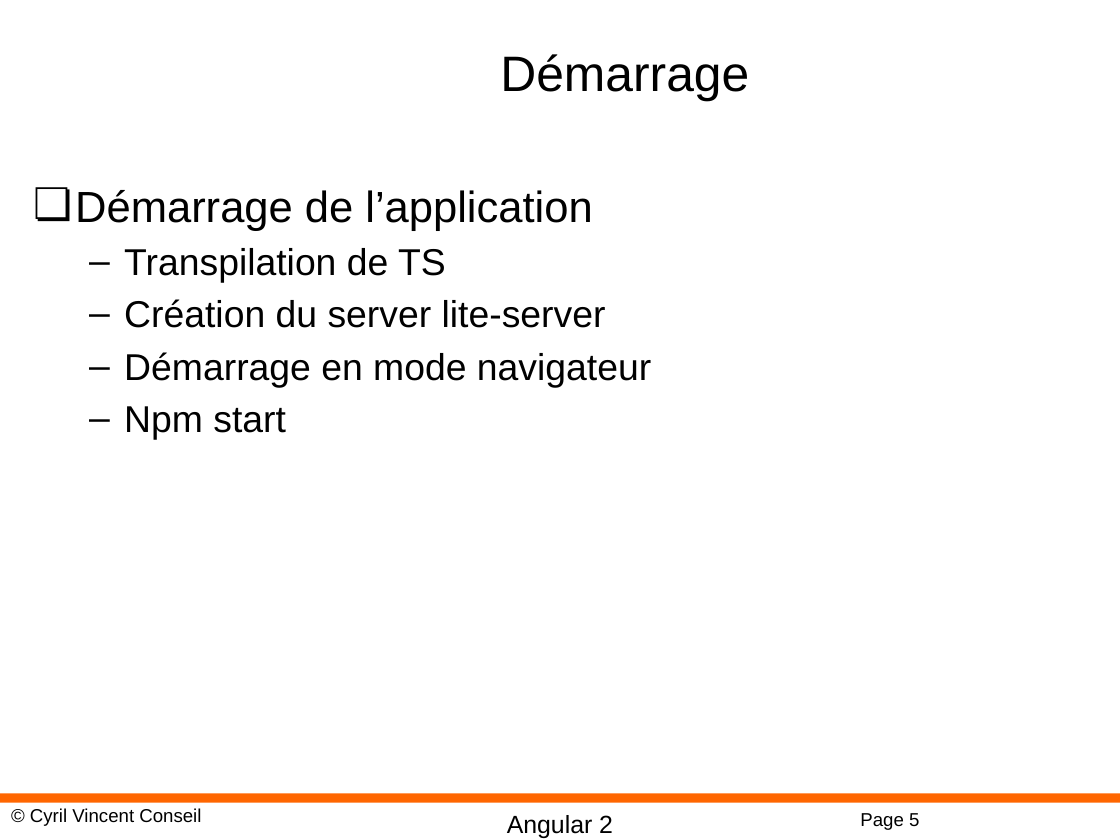
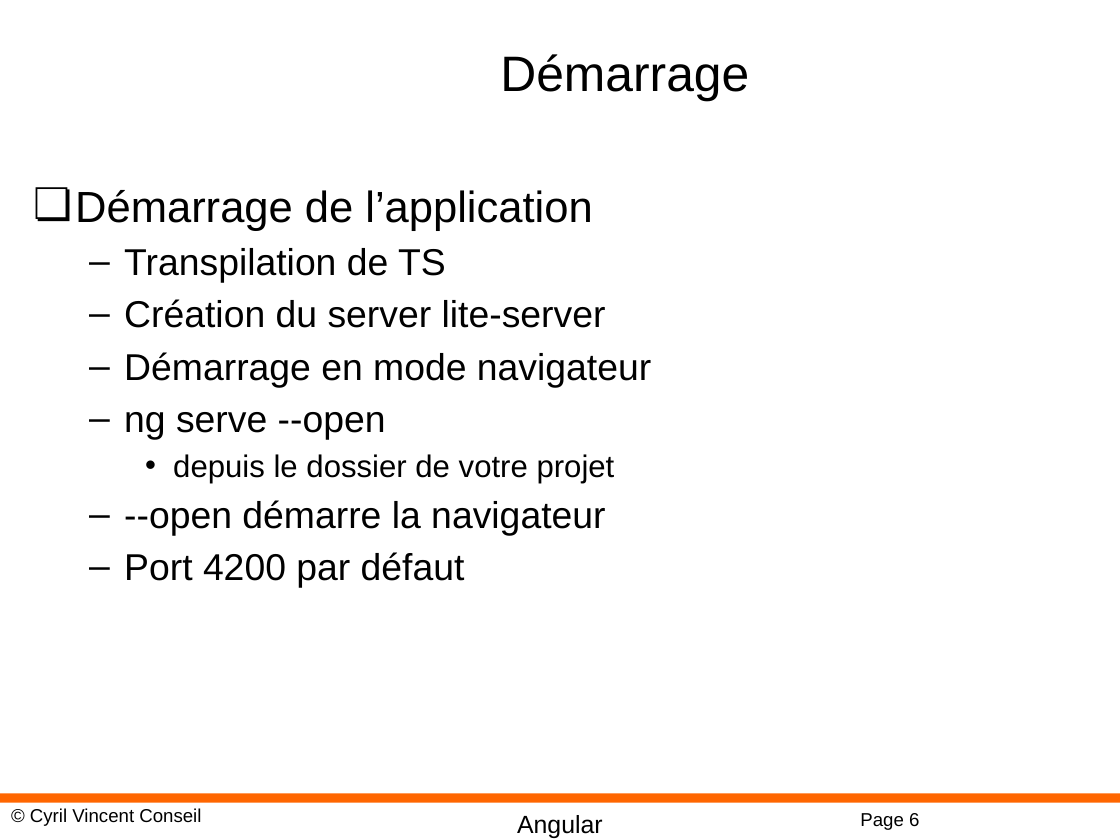
Before and after one commit to cyrilvincent/POE, a slide deck: slide 6 of ppt/angular/Angular02-Install.pptx (slide 5 before the commit). Drawn at 1120x840 pixels with LibreOffice and Linux fonts; fonts in the diff are those of the drawing; background and template pictures are left out. Boxes give left, top, right and bottom in pixels: in the first picture for what was removed or moved away, otherwise in the second. Text is boxed around its words. In the diff, an @@ line names an element or a change of style, - is before the commit and + after.

Commit message:
Angular PPT v2

```diff
--- a/ppt/angular/Angular02-Install.pptx
+++ b/ppt/angular/Angular02-Install.pptx
@@ text at (124, 412, 615, 588): text changed @@
-  – Npm start
+  – ng serve --open
+    • depuis le dossier de votre projet
+  – --open démarre la navigateur
+  – Port 4200 par défaut
@@ text at (517, 815, 603, 838): text changed @@
-Angular 2
+Angular
@@ page number at (860, 813, 919, 830): text changed @@
-Page 5
+Page 6
```
Also in this commit, not shown: 4 other slides changed, 2 slides added, 19 other files.
